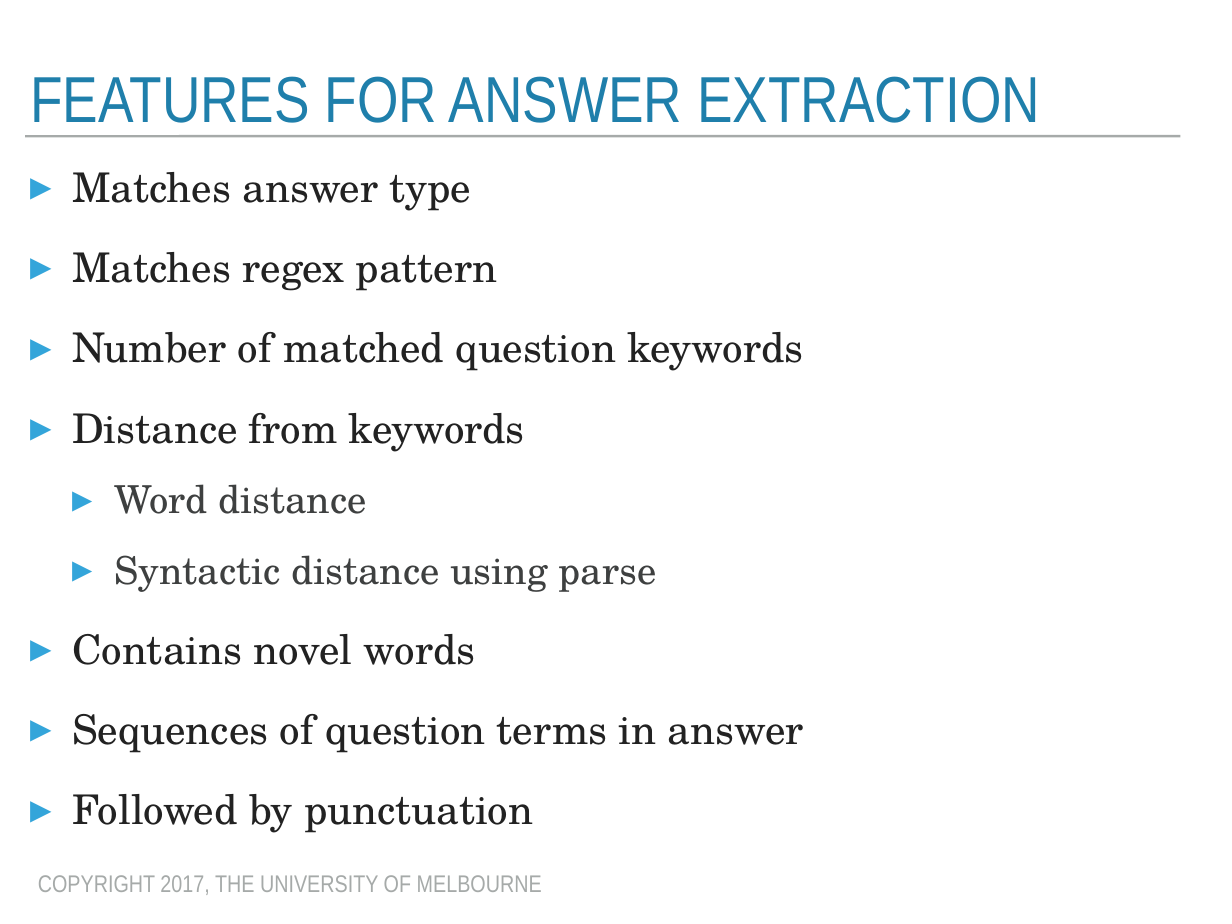
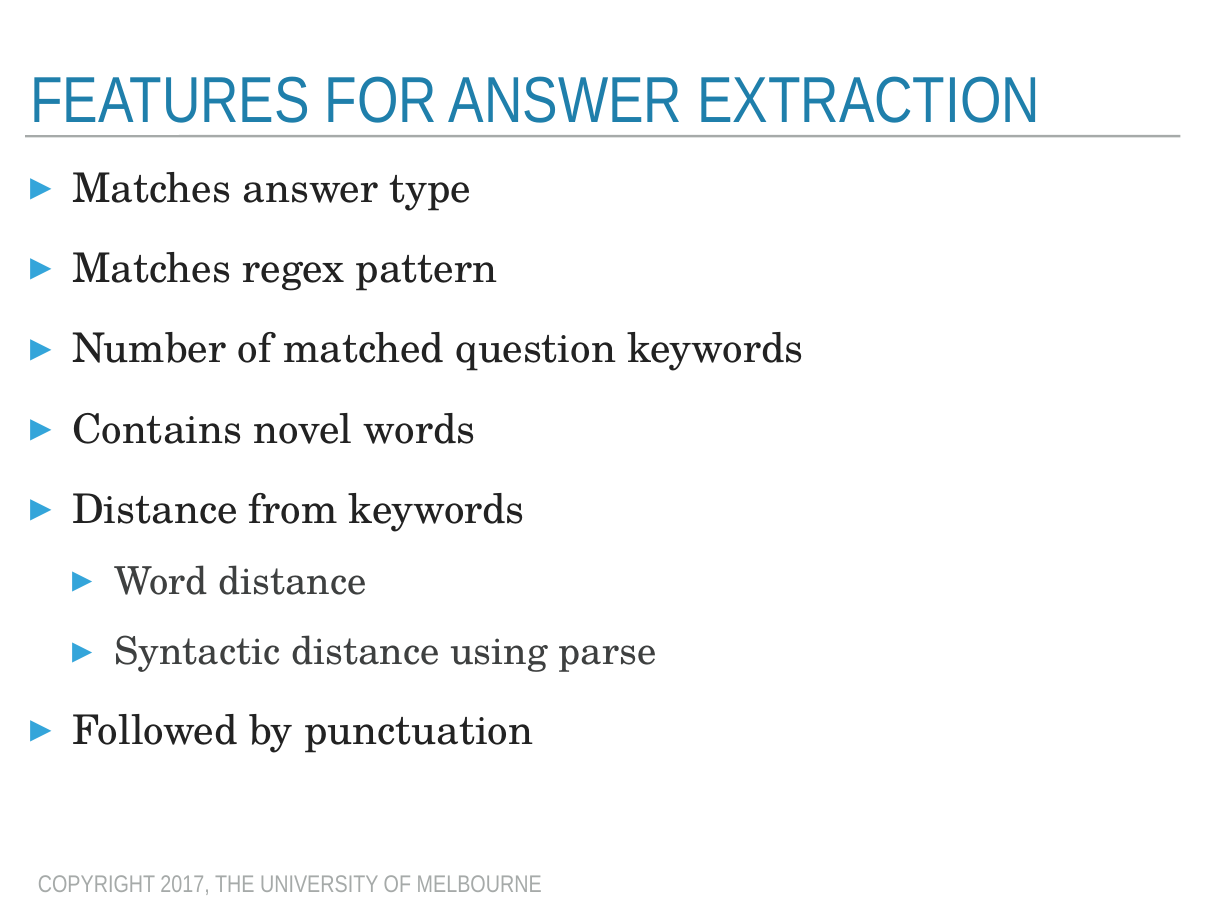
Before and after one commit to trevorcohn/comp90042, a slide deck: slide 17 of slides/WSTA_L12_question answering.pptx (slide 16 before the commit). Drawn at 1232x924 pixels with LibreOffice and Linux fonts; fonts in the diff are those of the drawing. Boxes give left, top, right and bottom in pixels: in the first picture for what was removed or moved away, otherwise in the second. Text is boxed around its words. In the diff, an @@ line names an element or a change of style, - is before the commit and + after.

```diff
--- a/slides/WSTA_L12_question answering.pptx
+++ b/slides/WSTA_L12_question answering.pptx
@@ text at bbox=[72, 413, 475, 444]: paragraph added @@
+▸ Contains novel words
@@ text at bbox=[72, 634, 804, 753]: paragraphs removed @@
-▸ Contains novel words
-▸ Sequences of question terms in answer
```
Also in this commit, not shown: 17 other slides changed, 2 slides added, 2 other files.
